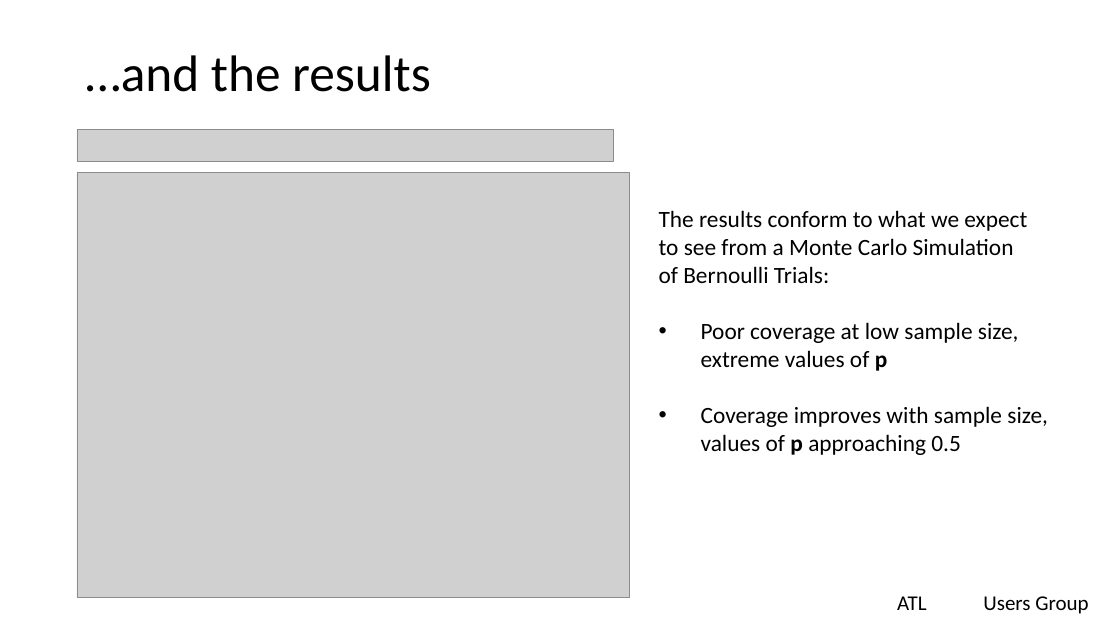
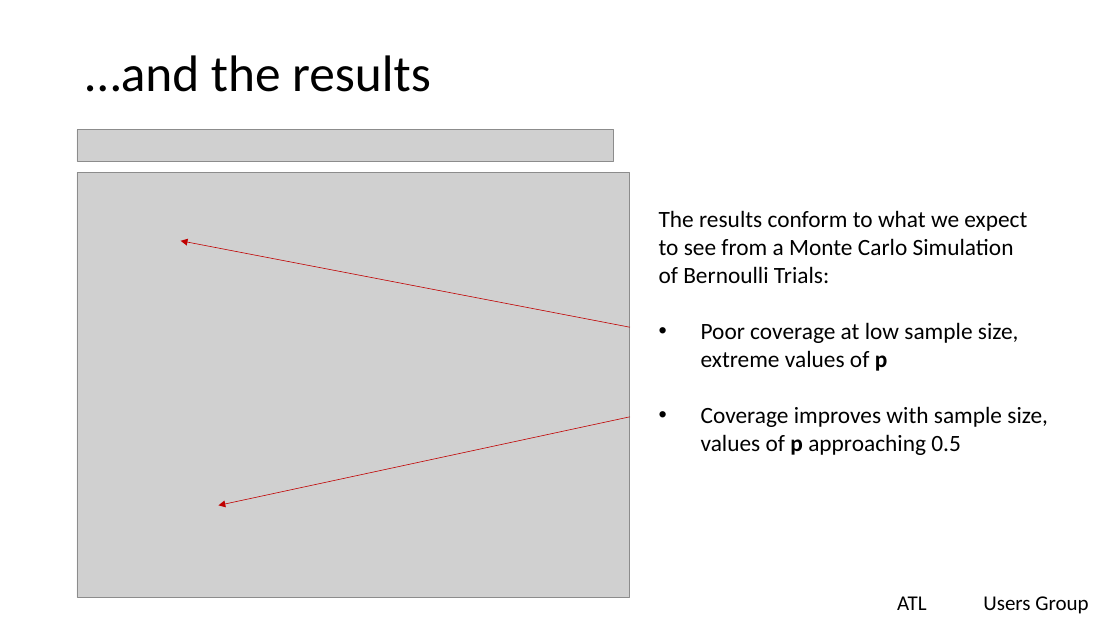
Before and after one commit to lgreski/communications, a slide deck: slide 12 of presentations/debuggingBernoulliTrials.pptx. Drawn at 1120x630 pixels with LibreOffice and Linux fonts; fonts in the diff are those of the drawing; grey boxes stand for pictures; background and template pictures are left out. Boxes give left, top, right and bottom in pixels: in the first picture for what was removed or moved away, otherwise in the second. Text is boxed around its words. In the diff, an @@ line names an element or a change of style, - is before the commit and + after.

```diff
--- a/presentations/debuggingBernoulliTrials.pptx
+++ b/presentations/debuggingBernoulliTrials.pptx
@@ arrow added from (630, 328) to (181, 241), #C00000 0.5 pt @@
@@ arrow added from (630, 417) to (218, 506), #C00000 0.5 pt @@
```
Also in this commit, not shown: 8 other slides changed, 6 slides added, 1 slide removed, 2 other files.
